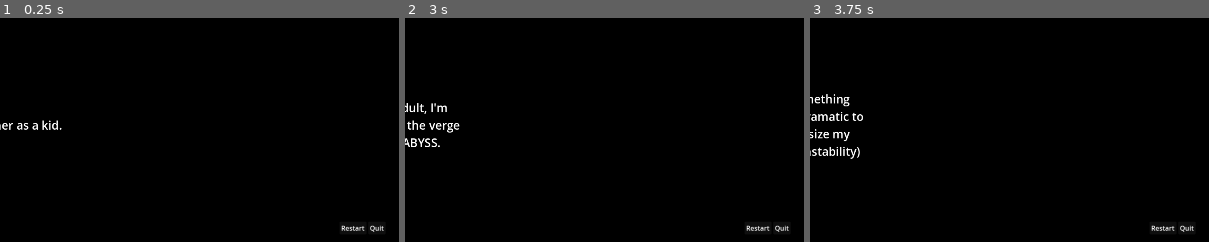
Above: before the commit, frames 1-3 (left to right).
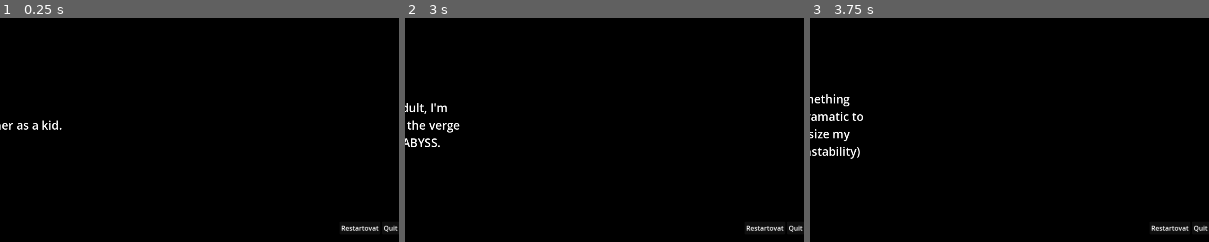
Above: after the commit, the same moments.

Repository: small-ram/with-beautiful-scars
Game: Godot game, scene res://Scenes/Main.tscn
The game is run twice, just before and just after one commit, with the same random seed, the same clock (stepped at 60 frames per second) and the same inputs.
Inputs (mouse positions are % of the whole screen's width and height, from its top left):
- Up to frame 1 (0.25 s): no input
- Up to frame 2 (3 s): click "Restart" (after the commit: "Restartovat") at 0.5 s; click "Restart" (after the commit: "Restartovat") at 1.25 s; click "Restart" (after the commit: "Restartovat") at 2 s; tap Enter at 2.75 s; drag from (50, 50) to (14, 37) at 2.77 s
- Up to frame 3 (3.75 s): tap Space at 3.5 s; drag from (30, 55) to (14, 37) at 3.52 s
The pictures show only the part of the screen within x 50-100%, y 26-76%; the shares and areas given below are measured in that part.

The runs differ from the first frame. In frame 1, 0.2% of the frame differs, in the area x 91-100%, y 92-96%; in frame 2, 0.2%; in frame 3, 0.2%.

Commit message:
pokusny update

Diff:
--- a/Scenes/Main.tscn
+++ b/Scenes/Main.tscn
@@ -154,7 +154,7 @@
 [node name="RestartBtn" type="Button" parent="UI/ButtonLayer/ButtonBar"]
 layout_mode = 2
 theme_override_colors/font_color = Color(1, 1, 1, 1)
-text = "Restart"
+text = "Restartovat"
 
 [node name="QuitBtn" type="Button" parent="UI/ButtonLayer/ButtonBar"]
 layout_mode = 2
